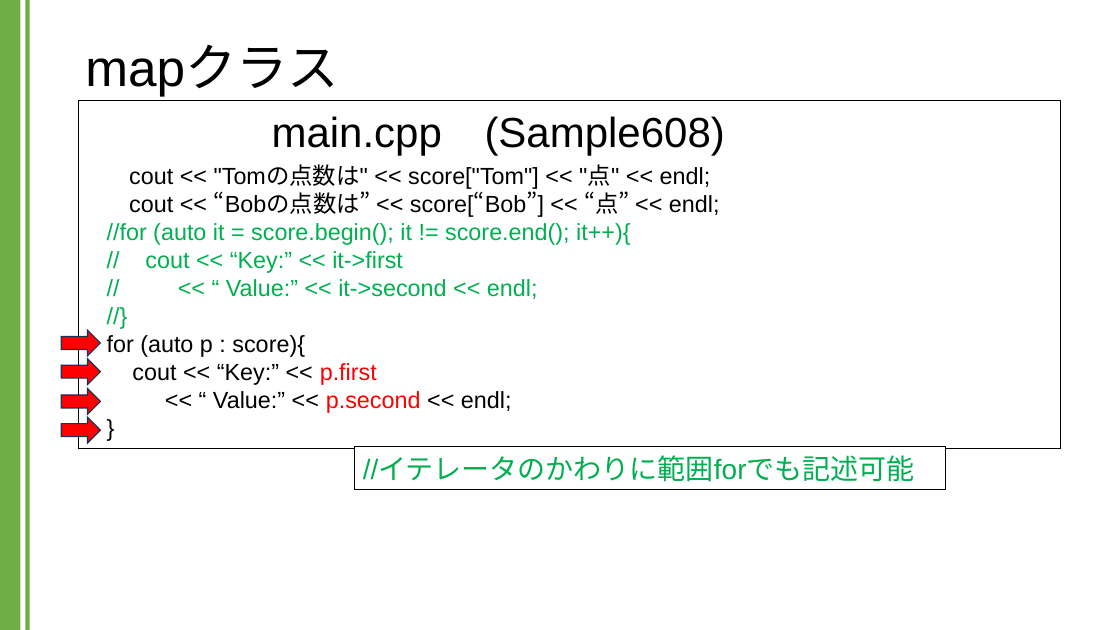
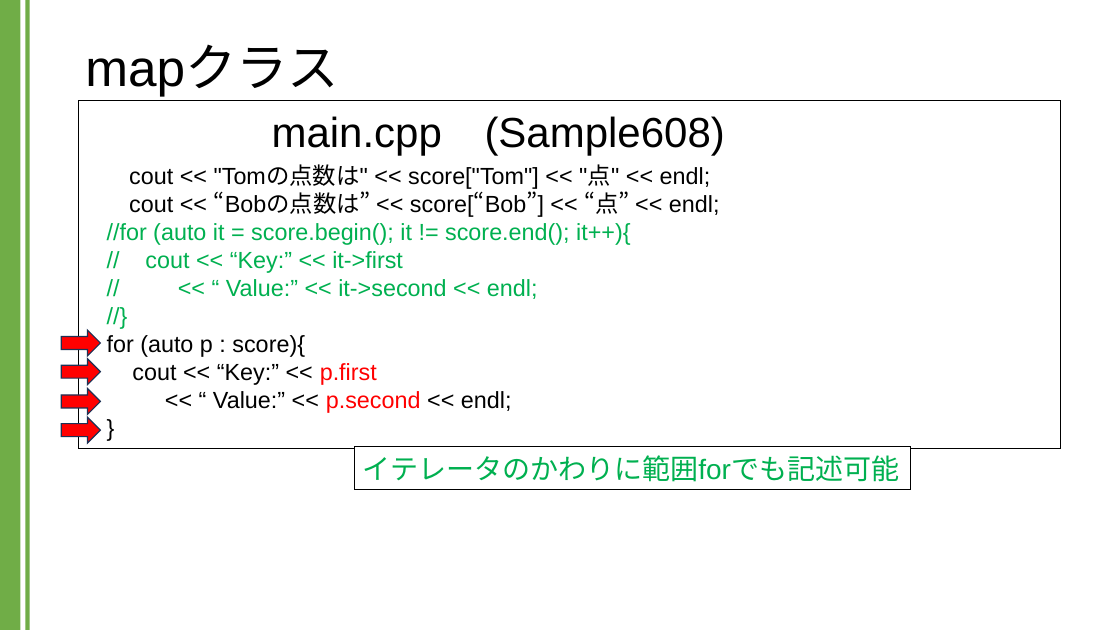
Before and after one commit to kic-murata/cpp2024, a slide deck: slide 12 of 授業資料/講義資料：Mapクラス.pptx. Drawn at 1120x630 pixels with LibreOffice and Linux fonts; fonts in the diff are those of the drawing. Boxes give left, top, right and bottom in pixels: in the first picture for what was removed or moved away, otherwise in the second. Text is boxed around its words. In the diff, an @@ line names an element or a change of style, - is before the commit and + after.

```diff
--- a/授業資料/講義資料：Mapクラス.pptx
+++ b/授業資料/講義資料：Mapクラス.pptx
@@ rectangle "イテレータのかわりに範囲forでも記述可能": place and size @@
-rectangle "イテレータのかわりに範囲forでも記述可能" at bbox=[355, 447, 945, 489]
+rectangle "イテレータのかわりに範囲forでも記述可能" at bbox=[355, 447, 910, 489]
@@ text in rectangle at bbox=[363, 455, 899, 482]: text changed @@
-//イテレータのかわりに範囲forでも記述可能
+イテレータのかわりに範囲forでも記述可能
```
Also in this commit, not shown: 6 other slides changed, 1 slide added, 1 slide removed.
